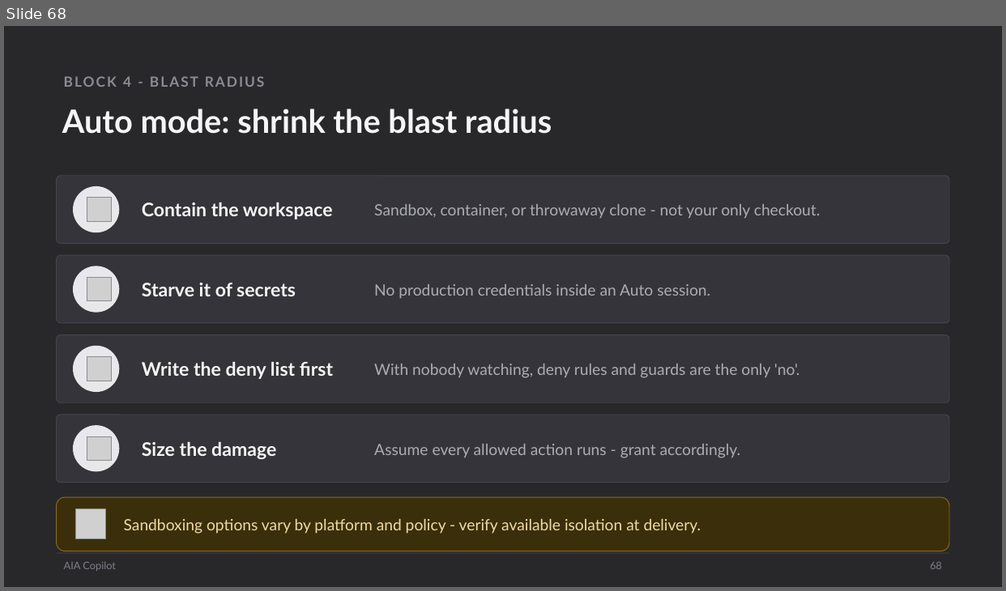
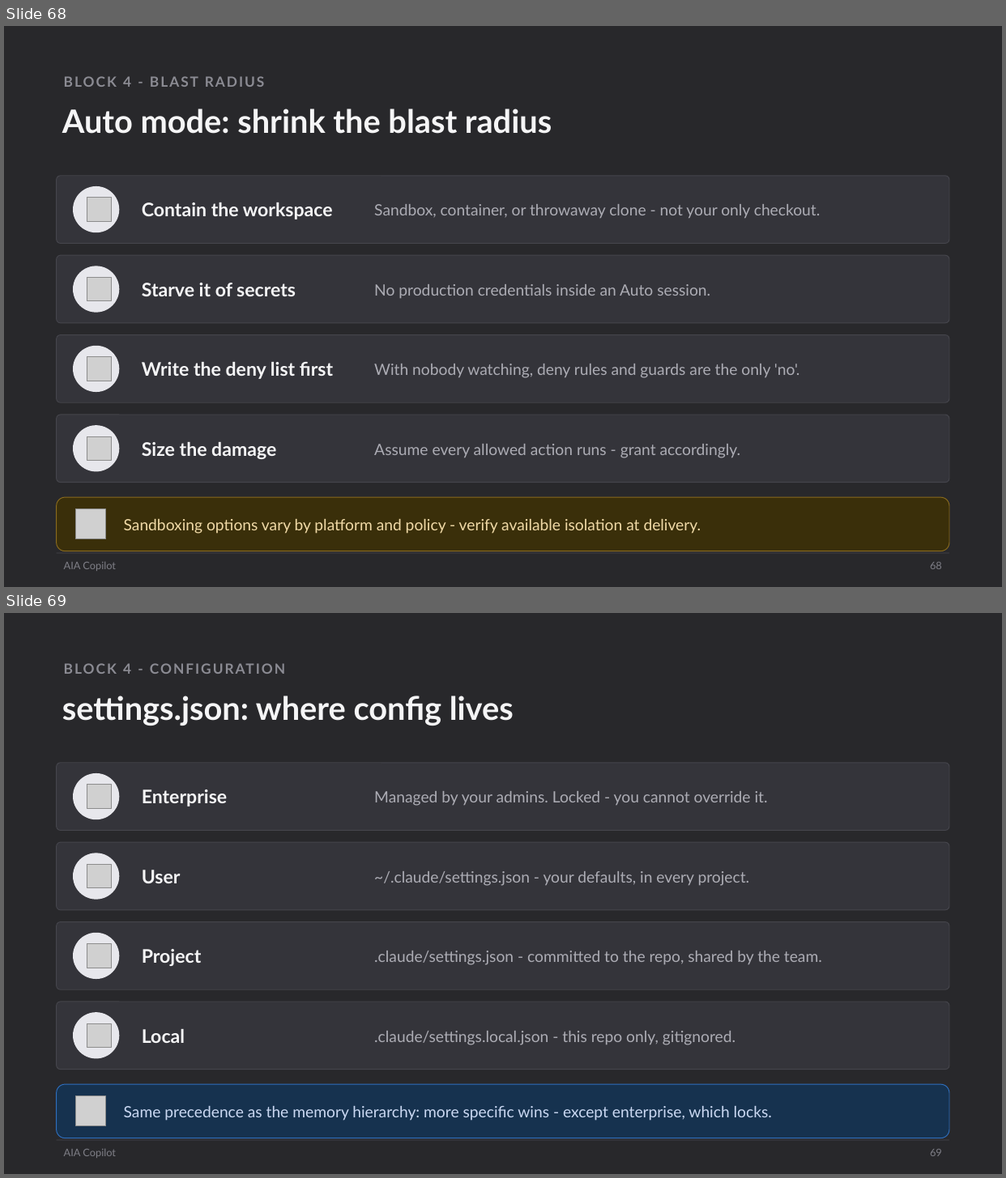
Before and after one commit to scottrhay/AIA-ClaudeCopilot, a slide deck: claude-code-3day/slides/Day1_Claude_Code_Fundamentals.pptx. Shown one above the other, each under a label of ours: slide 68 before the commit, slides 68 and 69 after it. The pictures are 1006x591 and 1006x1178 pixels, drawn with LibreOffice and Linux fonts; fonts in the diff are those of the drawing; grey boxes stand for pictures. Boxes give left, top, right and bottom in pixels: in the first picture for what was removed or moved away, otherwise in the second. Text is boxed around its words. In the diff, an @@ line names an element or a change of style, - is before the commit and + after.

Commit message:
Add settings.json teaching slide before the permission-rules slide; soften the Block 2 forward reference

```diff
--- a/claude-code-3day/slides/Day1_Claude_Code_Fundamentals.pptx
+++ b/claude-code-3day/slides/Day1_Claude_Code_Fundamentals.pptx
@@ slide 69 added at (4, 613, 1002, 1174), background #28282B @@
@@ text added at (123, 663, 131, 674), 13.5 pt, text #8B8B93, bold @@
+BLOCK 4 - CONFIGURATION
@@ text added at (62, 696, 513, 726), 31 pt, text #F5F5F6, bold @@
+settings.json: where config lives
@@ rounded rectangle added at (57, 763, 949, 830), fill #34343A, outline #45454C 0.75 pt @@
@@ ellipse added at (73, 773, 119, 820), fill #E7E7EC @@
@@ picture added at (87, 785, 111, 808) @@
@@ text added at (142, 790, 227, 807), 18 pt, text #F5F5F6, bold @@
+Enterprise
@@ text added at (374, 791, 768, 806), 15 pt, text #ACACB4 @@
+Managed by your admins. Locked - you cannot override it.
@@ rounded rectangle added at (57, 842, 949, 909), fill #34343A, outline #45454C 0.75 pt @@
@@ ellipse added at (73, 854, 119, 900), fill #E7E7EC @@
@@ picture added at (87, 865, 111, 888) @@
@@ text added at (142, 870, 181, 884), 18 pt, text #F5F5F6, bold @@
+User
@@ text added at (374, 871, 750, 886), 15 pt, text #ACACB4 @@
+~/.claude/settings.json - your defaults, in every project.
@@ rounded rectangle added at (57, 922, 949, 990), fill #34343A, outline #45454C 0.75 pt @@
@@ ellipse added at (73, 933, 119, 979), fill #E7E7EC @@
@@ picture added at (87, 944, 111, 968) @@
@@ text added at (142, 949, 202, 966), 18 pt, text #F5F5F6, bold @@
+Project
@@ text added at (374, 951, 822, 965), 15 pt, text #ACACB4 @@
+.claude/settings.json - committed to the repo, shared by the team.
@@ rounded rectangle added at (57, 1003, 949, 1070), fill #34343A, outline #45454C 0.75 pt @@
@@ ellipse added at (73, 1013, 119, 1059), fill #E7E7EC @@
@@ picture added at (87, 1024, 111, 1048) @@
@@ text added at (142, 1029, 185, 1043), 18 pt, text #F5F5F6, bold @@
+Local
@@ text added at (374, 1031, 735, 1046), 15 pt, text #ACACB4 @@
+.claude/settings.local.json - this repo only, gitignored.
@@ rounded rectangle added at (57, 1084, 949, 1139), fill #16324F, outline #2F6FBE 0.75 pt @@
@@ picture added at (76, 1097, 106, 1127) @@
@@ text added at (124, 1106, 772, 1121), 15 pt, text #CAD8F2 @@
+Same precedence as the memory hierarchy: more specific wins - except enterprise, which locks.
@@ rectangle added at (57, 1140, 949, 1141), fill #3A3A40 @@
@@ text added at (64, 1149, 116, 1158), 10 pt, text #7E7E86 @@
+AIA Copilot
@@ text added at (930, 1149, 942, 1157), 10 pt, text #7E7E86 @@
+69
```
Also in this commit, not shown: 18 slides changed.
